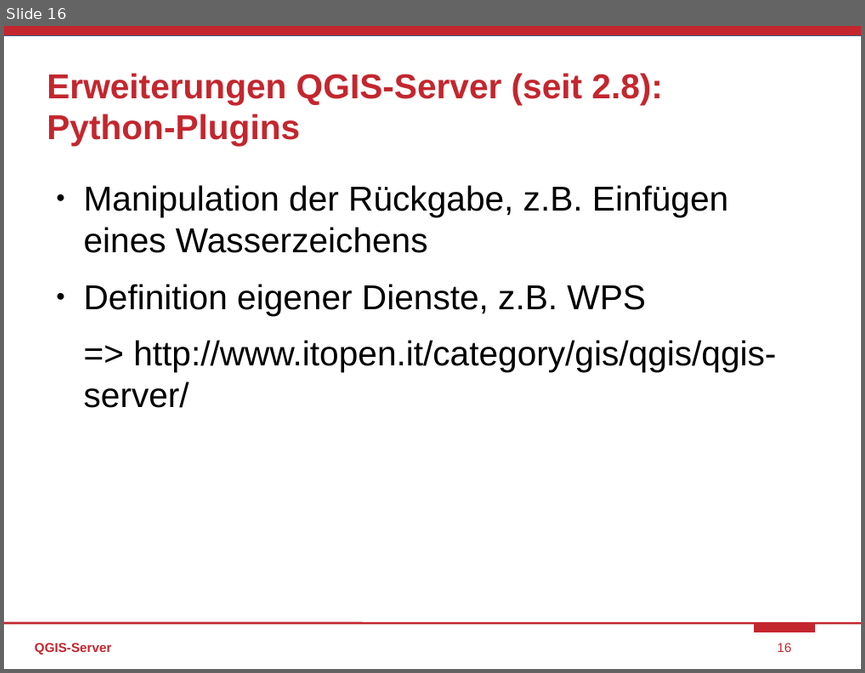
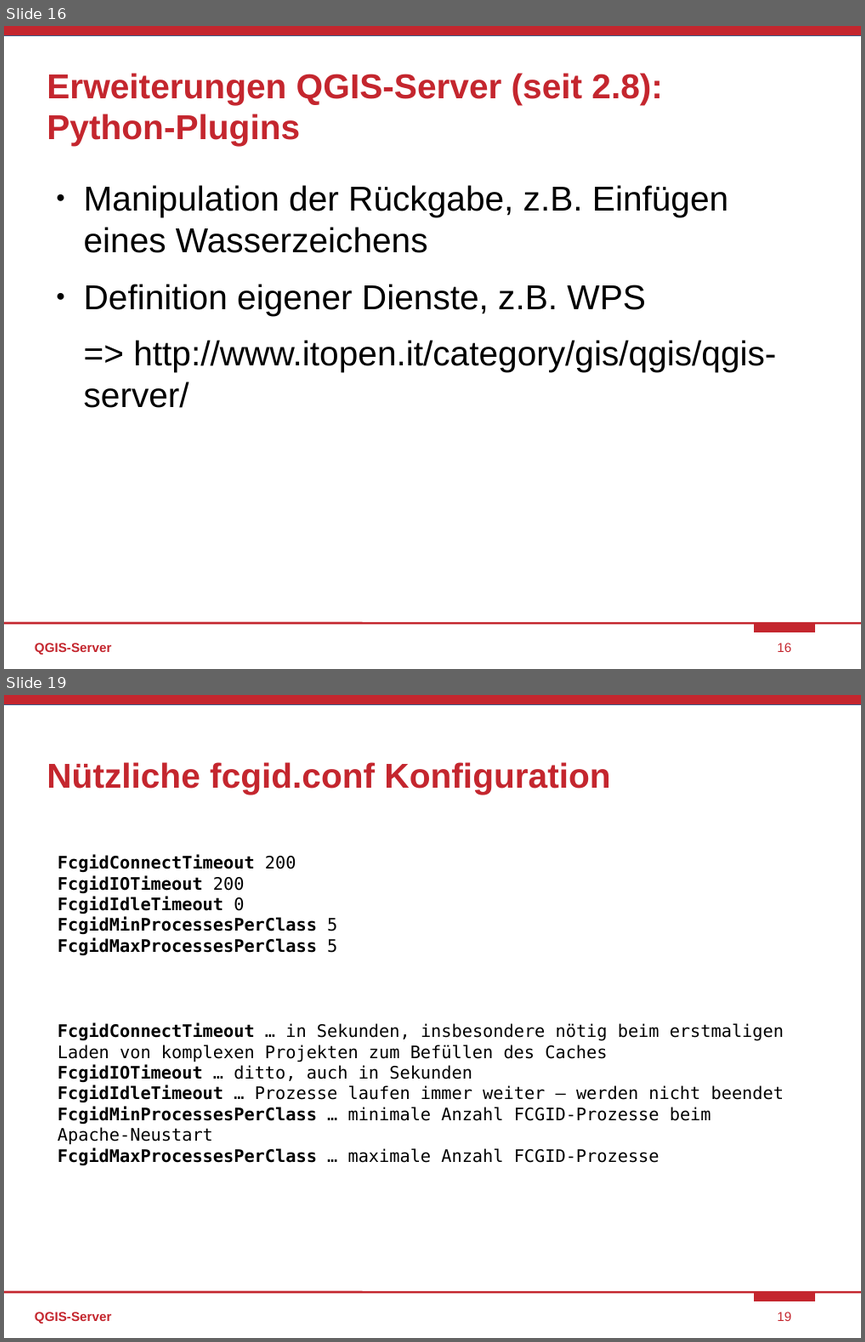
Before and after one commit to bstroebl/2015QGIS_ServerWS, a slide deck: 2015_FOSSGIS_WS_Server.odp. Shown one above the other, each under a label of ours: slide 16 before the commit, slides 16 and 19 after it; the slides between them are not shown. The pictures are 865x673 and 865x1342 pixels, drawn with LibreOffice and Linux fonts; fonts in the diff are those of the drawing. Boxes give left, top, right and bottom in pixels: in the first picture for what was removed or moved away, otherwise in the second. Text is boxed around its words. In the diff, an @@ line names an element or a change of style, - is before the commit and + after.

```diff
--- a/2015_FOSSGIS_WS_Server.odp
+++ b/2015_FOSSGIS_WS_Server.odp
@@ slide 19 added at [4,695,861,1338], background #FFFFFF; not listed: 4 template elements that a slide beside it also shows @@
@@ title added at [46,762,610,794], 32 pt, text #C4262E, bold @@
+Nützliche fcgid.conf Konfiguration
@@ text added at [58,855,337,956], 16 pt, text #000000, bold @@
+FcgidConnectTimeout 200
+FcgidIOTimeout 200
+FcgidIdleTimeout 0
+FcgidMinProcessesPerClass 5
+FcgidMaxProcessesPerClass 5
@@ text added at [58,1023,783,1166], 16 pt, text #000000 @@
+FcgidConnectTimeout … in Sekunden, insbesondere nötig beim erstmaligen Laden von komplexen Projekten zum Befüllen des Caches
+FcgidIOTimeout … ditto, auch in Sekunden
+FcgidIdleTimeout … Prozesse laufen immer weiter – werden nicht beendet
+FcgidMinProcessesPerClass … minimale Anzahl FCGID-Prozesse beim Apache-Neustart
+FcgidMaxProcessesPerClass … maximale Anzahl FCGID-Prozesse
@@ text added at [35,1311,111,1323], 12 pt, text #C4262E, bold @@
+QGIS-Server
@@ page number added at [777,1311,791,1321], 12 pt, text #C4262E @@
+19
```
Also in this commit, not shown: 4 other slides added, 2 other files.
